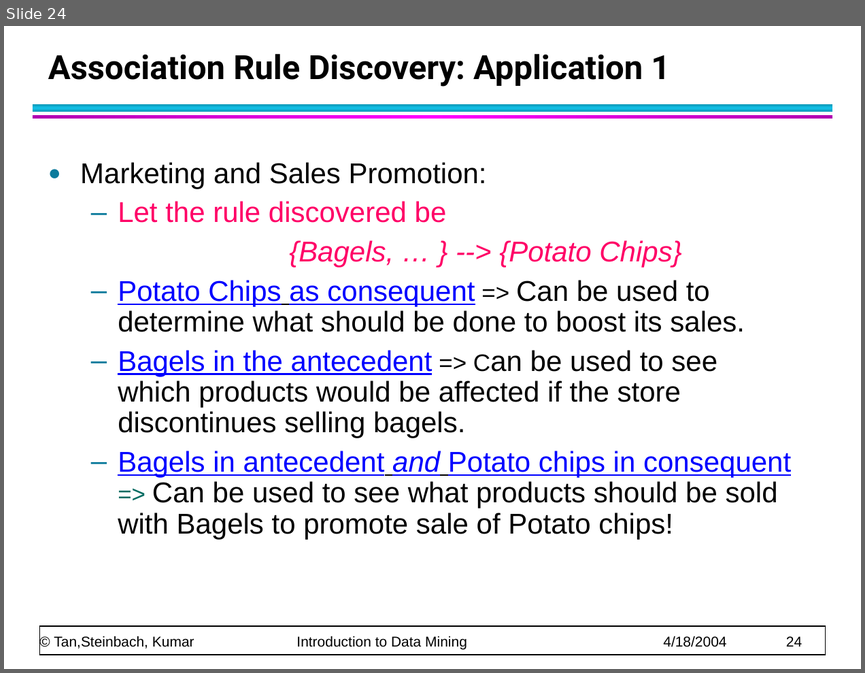
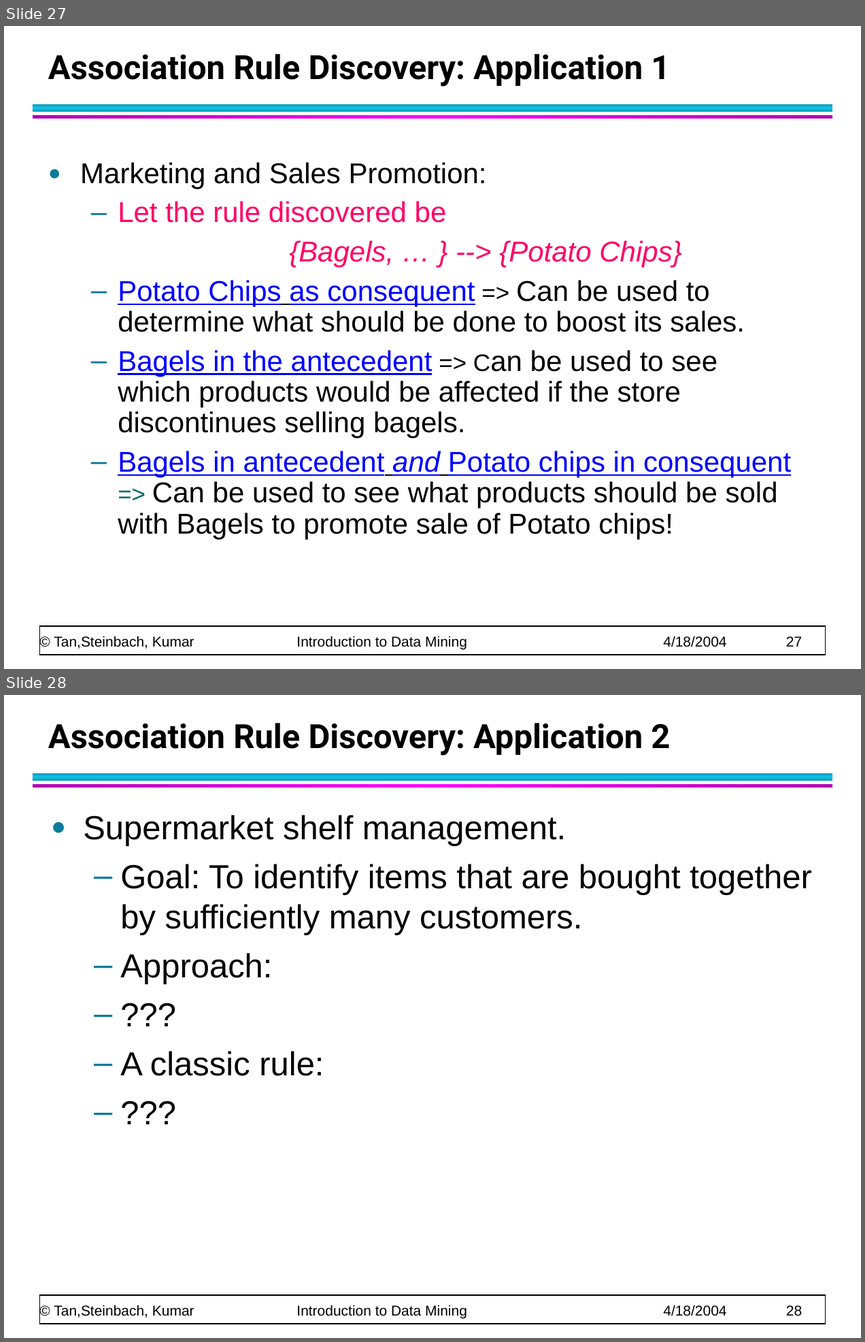
Before and after one commit to CMPT300/CMPT300.github.io, a slide deck: handouts/introduction/chap1_intro.ppt. Shown one above the other, each under a label of ours: slide 24 before the commit, slides 27 and 28 after it. The pictures are 865x673 and 865x1342 pixels, drawn with LibreOffice and Linux fonts; fonts in the diff are those of the drawing. Boxes give left, top, right and bottom in pixels: in the first picture for what was removed or moved away, otherwise in the second. Text is boxed around its words. In the diff, an @@ line names an element or a change of style, - is before the commit and + after.

```diff
--- a/handouts/introduction/chap1_intro.ppt
+++ b/handouts/introduction/chap1_intro.ppt
@@ slide 28 added at <box>4,695,861,1338</box>, background #FFFFFF; not listed: 4 template elements that a slide beside it also shows @@
@@ title added at <box>48,723,670,756</box>, 28 pt, text #000000, bold @@
+Association Rule Discovery: Application 2
@@ text added at <box>83,815,812,1076</box>, 28 pt, text #000000 @@
+● Supermarket shelf management.
+  – Goal: To identify items that are bought together by sufficiently many customers.
+  – Approach:
+  – ???
+  – A classic rule:
+  – ???
@@ what was slide 24 is now slide 27 @@
@@ text at <box>54,635,802,650</box>: text changed @@
-© Tan,Steinbach, Kumar Introduction to Data Mining 4/18/2004 24
+© Tan,Steinbach, Kumar Introduction to Data Mining 4/18/2004 27
```
Also in this commit, not shown: 29 other slides changed, 5 other slides added, 1 slide removed.
